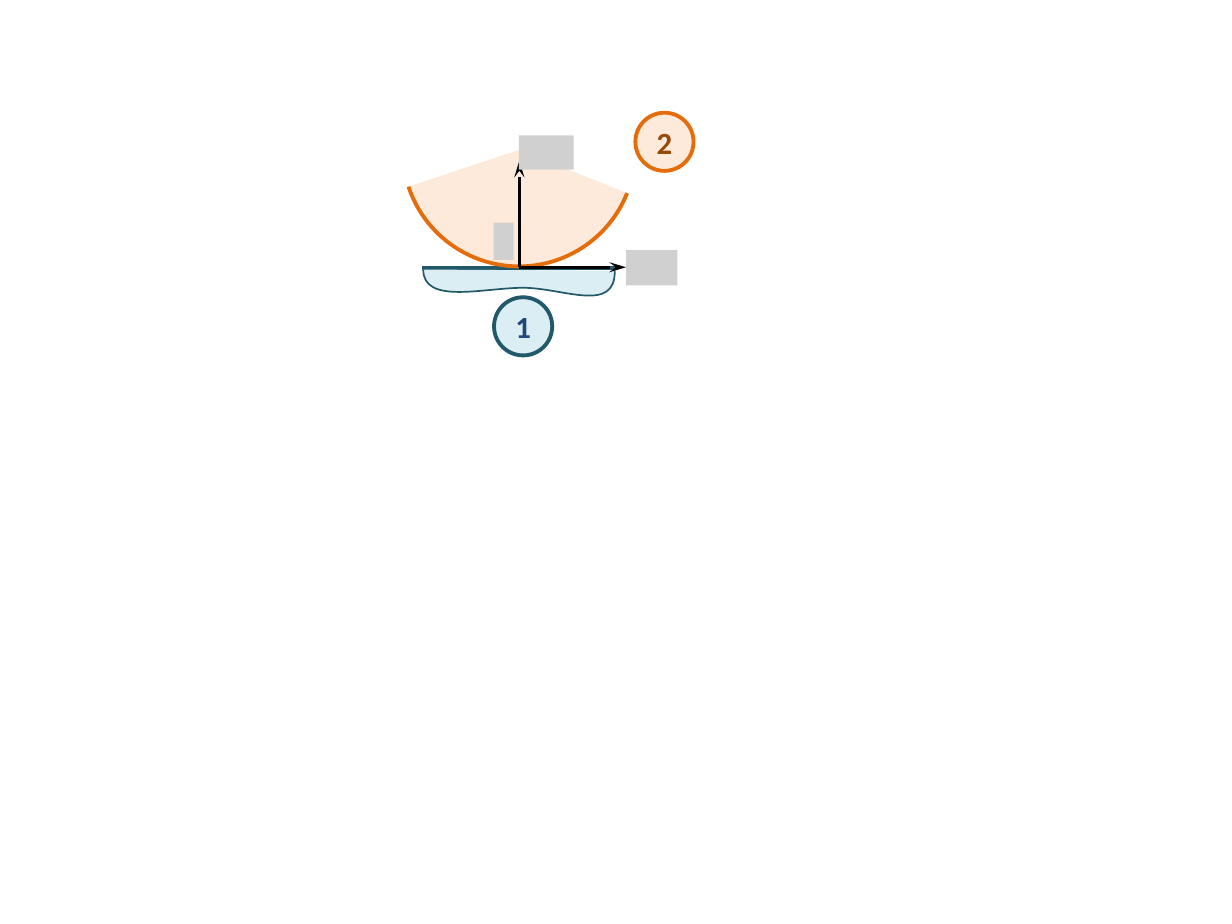
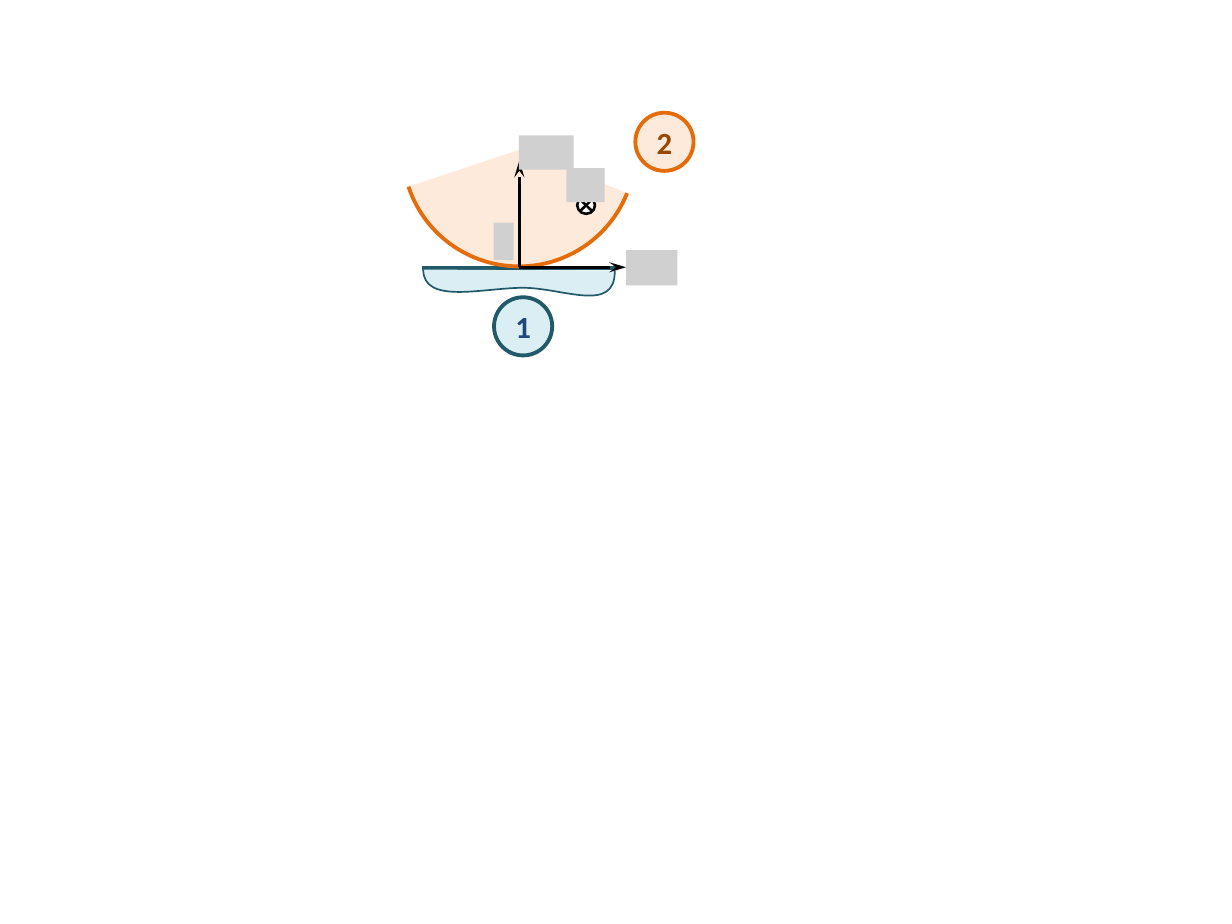
Before and after one commit to xpessoles/Cy_04_PSI_ModelisationDynamique, a slide deck: slide 1 of Revisions_Statique/Fiche_02_Frottement/images/Figure.pptx. Drawn at 1232x924 pixels with LibreOffice and Linux fonts; fonts in the diff are those of the drawing; grey boxes stand for pictures. Boxes give left, top, right and bottom in pixels: in the first picture for what was removed or moved away, otherwise in the second. Text is boxed around its words. In the diff, an @@ line names an element or a change of style, - is before the commit and + after.

```diff
--- a/Revisions_Statique/Fiche_02_Frottement/images/Figure.pptx
+++ b/Revisions_Statique/Fiche_02_Frottement/images/Figure.pptx
@@ picture added at (567,168,605,202) @@
@@ ellipse added at (578,197,595,214), fill #FFFFFF, outline #000000 1.5 pt @@
@@ line added from (580, 200) to (593, 212), #000000 1.5 pt @@
@@ line added from (593, 200) to (580, 212), #000000 1.5 pt @@
```
Also in this commit, not shown: 3 other files.
